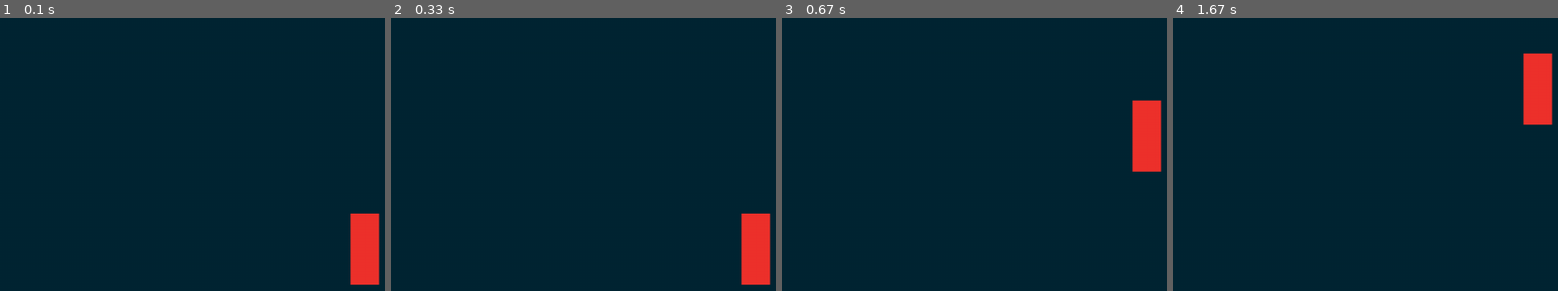
Above: before the commit, frames 1-4 (left to right).
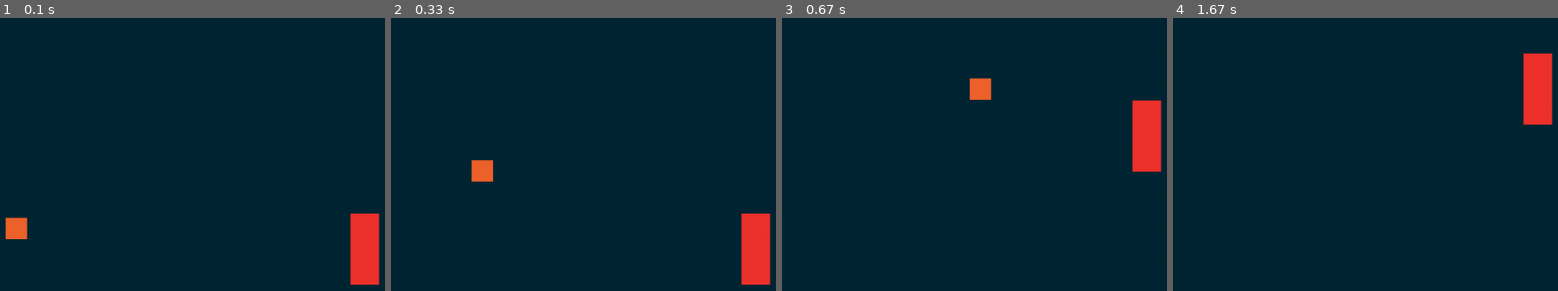
Above: after the commit, the same moments.

Repository: 7IronSnow7/Pygame
Game: pygame game, started from pong/main.py
Same seed, same stepped clock (60 frames per second), same inputs: the game is played once before the commit and once after it.
Inputs:
- Up to frame 1 (0.1 s): no input
- Up to frame 2 (0.33 s): no input
- Up to frame 3 (0.67 s): hold Up from 0.33 s (still down)
- Up to frame 4 (1.67 s): release Up at 0.8 s; hold Down 0.83-1.13 s; hold Up 1.17-1.53 s; hold Down from 1.57 s (still down)

The runs differ from the first frame. In frame 1, 0.5% of the frame differs, in the area x 1-8%, y 73-81%; in frame 2, 0.5%; in frame 3, 0.5%, in the area x 48-55%, y 22-30%; in frame 4, nothing differs.

Commit message:
Created the ball class and movement, wokring on the collision factor of it

Diff:
--- a/pong/main.py
+++ b/pong/main.py
@@ -11,8 +11,9 @@
 
         # sprites
         self.all_sprites = pygame.sprite.Group()
-        self.paddle_sprite = pygame.sprite.Group()
-        self.player = Player((self.all_sprites, self.paddle_sprite))
+        self.paddle_sprites = pygame.sprite.Group()
+        self.player = Player((self.all_sprites, self.paddle_sprites))
+        self.ball = Ball(self.all_sprites, self.paddle_sprites)
 
     def run(self):
         while self.running:
--- a/pong/sprites.py
+++ b/pong/sprites.py
@@ -1,4 +1,5 @@
 from settings import *
+from random import choice, uniform
 
 class Player(pygame.sprite.Sprite):
     def __init__(self, groups):
@@ -25,3 +26,26 @@
     def update(self, dt):
         self.move(dt)
         self.get_direction()
+
+class Ball(pygame.sprite.Sprite):
+    def __init__(self, groups, paddle_sprites):
+        super().__init__(groups)
+
+        # image
+        self.image = pygame.Surface(SIZE['ball'])
+        self.image.fill(COLORS['ball'])
+
+        # rect & movement
+        self.rect = self.image.get_frect(center = (WINDOW_WIDTH / 2, WINDOW_HEIGHT / 2))
+        self.direction = pygame.Vector2(choice((1,-1)), uniform(0.7, 0.8) * choice((-1, 1)))
+
+    def move(self, dt):
+        self.rect.center += self.direction * SPEED['ball'] * dt
+
+    def wall_collision(self):
+        if self.rect.top <= 0:
+            self.rect.top = 0
+            self.direction.y *= -1
+
+    def update(self, dt):
+        self.move(dt)
